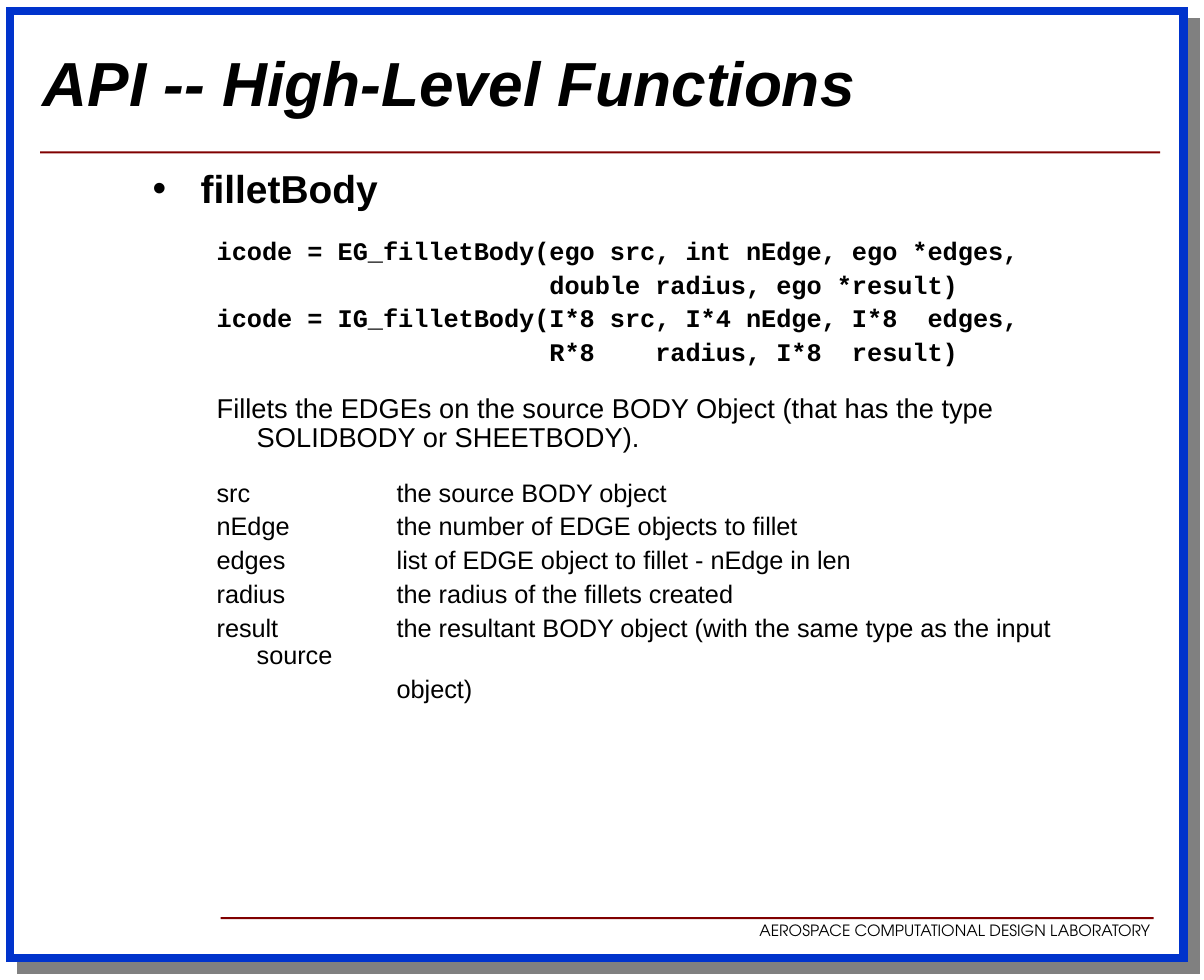
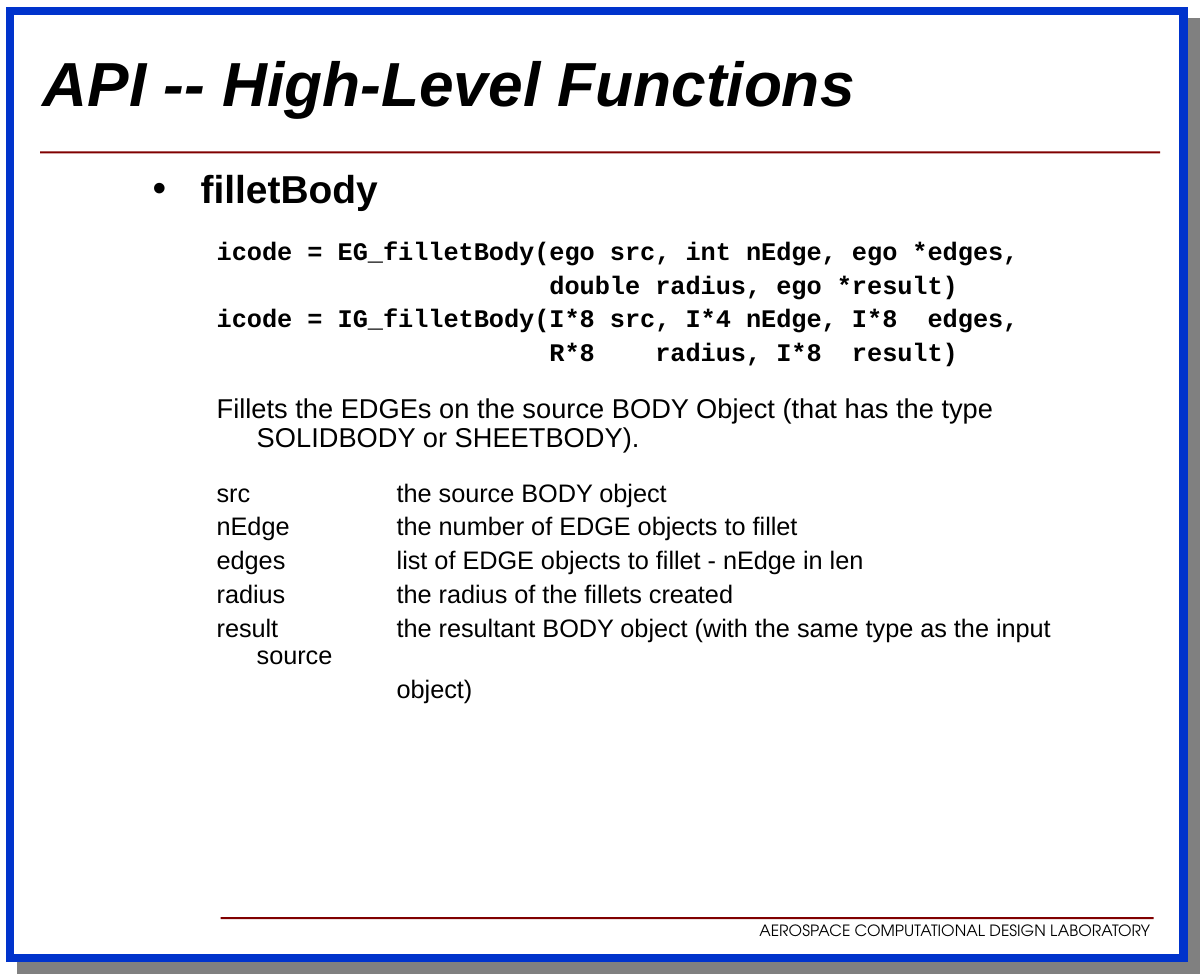
Before and after one commit to OpenMDAO/EGADS, a slide deck: slide 72 of docs/egads.ppt. Drawn at 1204x980 pixels with LibreOffice and Linux fonts; fonts in the diff are those of the drawing; background and template pictures are left out. Boxes give left, top, right and bottom in pixels: in the first picture for what was removed or moved away, otherwise in the second. Text is boxed around its words. In the diff, an @@ line names an element or a change of style, - is before the commit and + after.

```diff
--- a/docs/egads.ppt
+++ b/docs/egads.ppt
@@ text at <box>397,550,864,575</box>: text changed @@
-  edges list of EDGE object to fillet - nEdge in len
+  edges list of EDGE objects to fillet - nEdge in len
```
Also in this commit, not shown: 7 other slides changed, 2 slides added, 18 other files.
